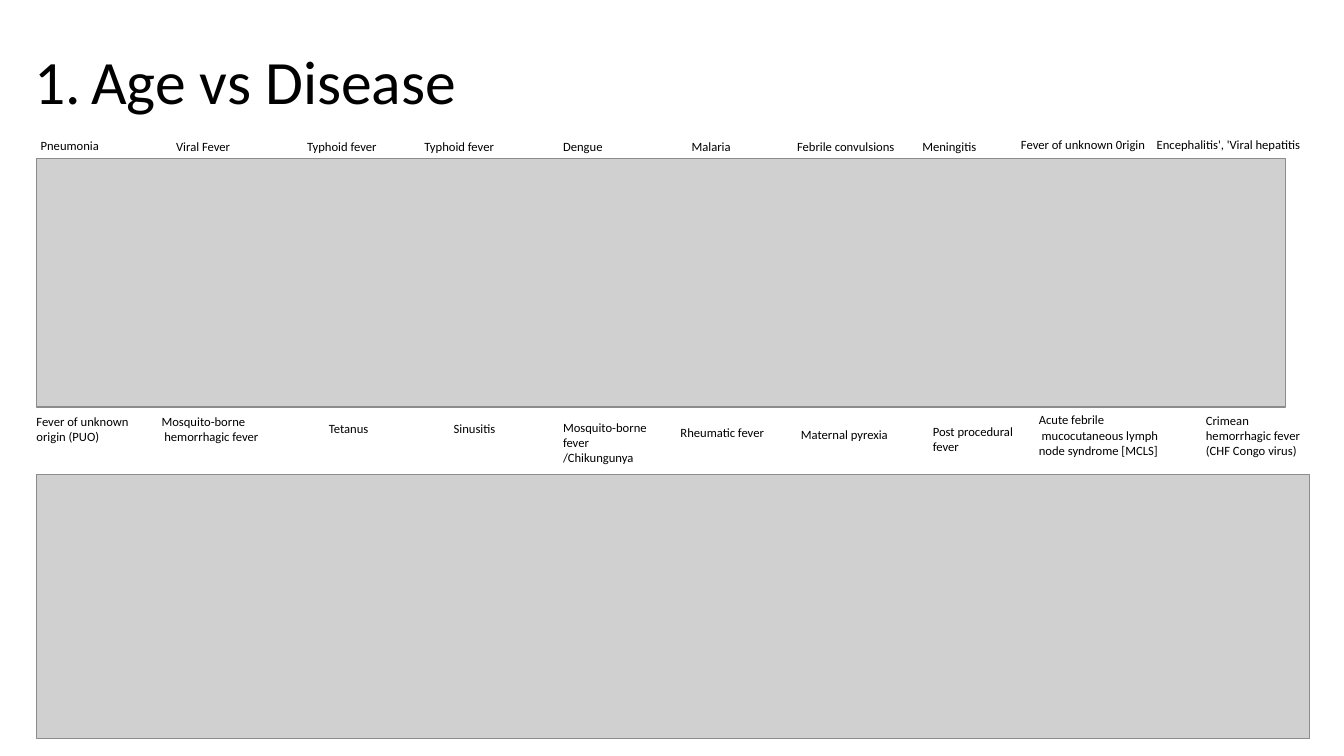
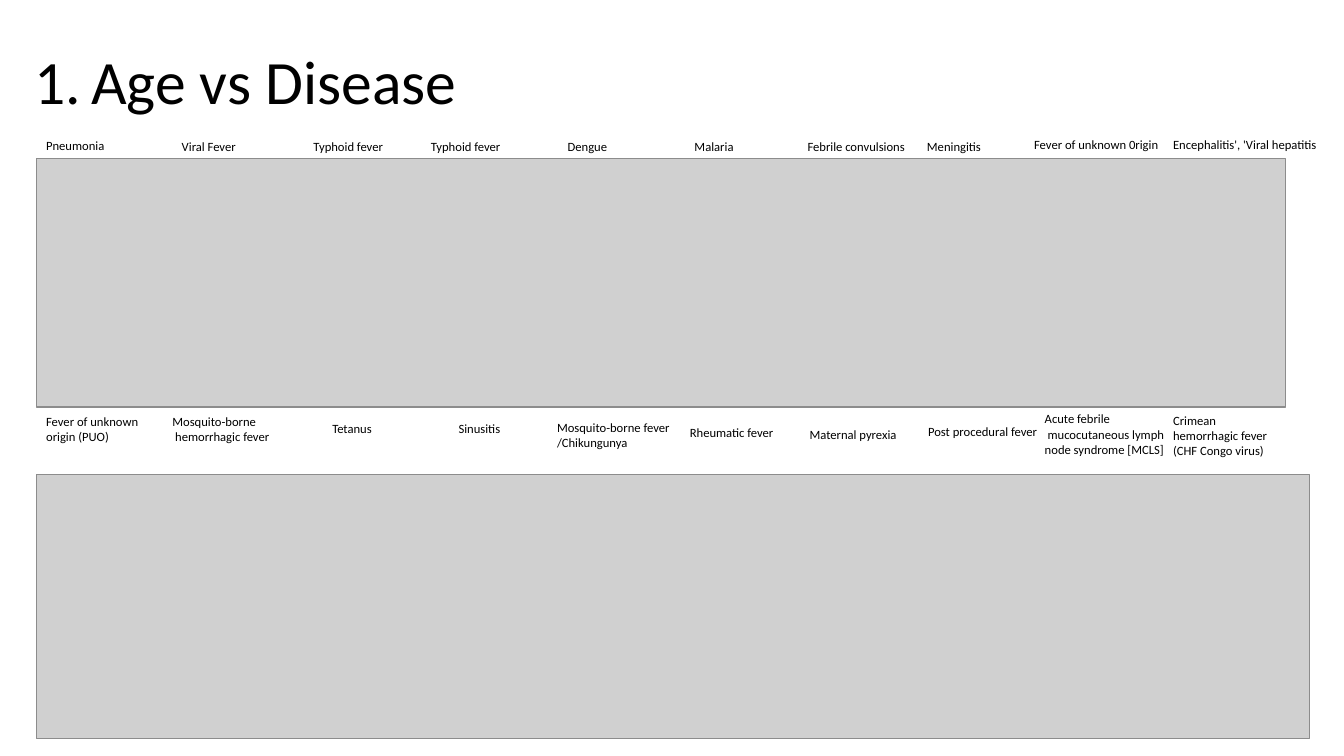
Before and after one commit to EnggQasim/FAST_Data, a slide deck: slide 4 of Statistics/project/medical/Medical Presentation/Mathematics & Statistics.pptx. Drawn at 1344x756 pixels with LibreOffice and Linux fonts; fonts in the diff are those of the drawing; grey boxes stand for pictures. Boxes give left, top, right and bottom in pixels: in the first picture for what was removed or moved away, otherwise in the second. Text is boxed around its words. In the diff, an @@ line names an element or a change of style, - is before the commit and + after.

```diff
--- a/Statistics/project/medical/Medical Presentation/Mathematics & Statistics.pptx
+++ b/Statistics/project/medical/Medical Presentation/Mathematics & Statistics.pptx
@@ text "Pneumonia": place and size @@
-text "Pneumonia" at [41,141,99,150]
+text "Pneumonia" at [46,141,104,150]
@@ text "Viral Fever": place and size @@
-text "Viral Fever" at [176,142,230,151]
+text "Viral Fever" at [182,142,236,151]
@@ text "Typhoid fever": place and size @@
-text "Typhoid fever" at [307,142,377,153]
+text "Typhoid fever" at [313,142,383,153]
@@ text "Typhoid fever": place and size @@
-text "Typhoid fever" at [424,142,494,153]
+text "Typhoid fever" at [431,142,500,153]
@@ text "Dengue": place and size @@
-text "Dengue" at [563,143,602,153]
+text "Dengue" at [568,143,607,153]
@@ text "Febrile convulsions": place and size @@
-text "Febrile convulsions" at [797,142,895,151]
+text "Febrile convulsions" at [808,142,905,151]
@@ text "Meningitis": place and size @@
-text "Meningitis" at [922,142,976,153]
+text "Meningitis" at [927,142,981,153]
@@ text "Fever of unknown 0rigin": place and size @@
-text "Fever of unknown 0rigin" at [1021,140,1145,151]
+text "Fever of unknown 0rigin" at [1034,140,1158,151]
@@ text "Encephalitis', 'Viral hepatitis": place and size @@
-text "Encephalitis', 'Viral hepatitis" at [1157,140,1300,151]
+text "Encephalitis', 'Viral hepatitis" at [1173,140,1316,151]
@@ text "Fever of unknown": place and size @@
-text "Fever of unknown" at [36,417,129,443]
+text "Fever of unknown" at [46,417,138,443]
@@ text "Mosquito-borne": place and size @@
-text "Mosquito-borne" at [162,417,258,443]
+text "Mosquito-borne" at [172,417,269,443]
@@ text "Sinusitis": place and size @@
-text "Sinusitis" at [454,424,496,433]
+text "Sinusitis" at [459,424,501,433]
@@ text "Rheumatic fever": place and size @@
-text "Rheumatic fever" at [680,428,764,437]
+text "Rheumatic fever" at [690,428,773,437]
@@ text "Acute febrile": place and size @@
-text "Acute febrile" at [1039,415,1158,457]
+text "Acute febrile" at [1045,414,1164,456]
@@ text "Crimean": place and size @@
-text "Crimean" at [1206,416,1300,457]
+text "Crimean" at [1173,416,1267,457]
@@ text at [557,423,670,434]: text changed @@
-Mosquito-borne
-fever
+Mosquito-borne fever
@@ text "Maternal pyrexia": place and size @@
-text "Maternal pyrexia" at [801,430,888,441]
+text "Maternal pyrexia" at [810,430,896,441]
@@ text at [928,427,1037,438]: text changed @@
-Post procedural
-fever
+Post procedural fever
```
Also in this commit, not shown: 9 other slides changed, 4 other files.
